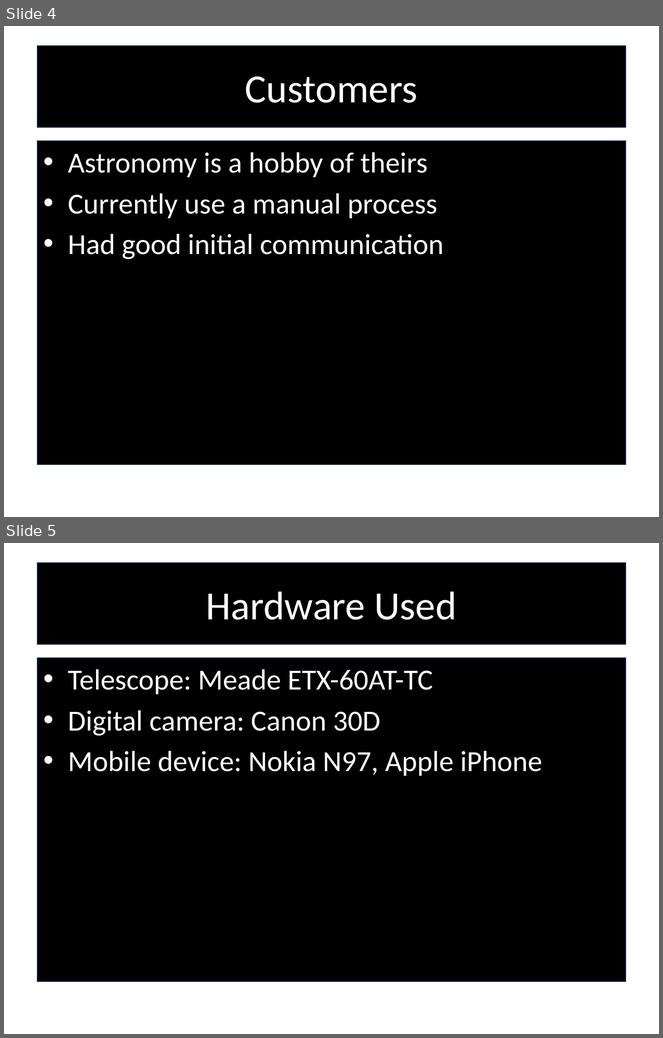
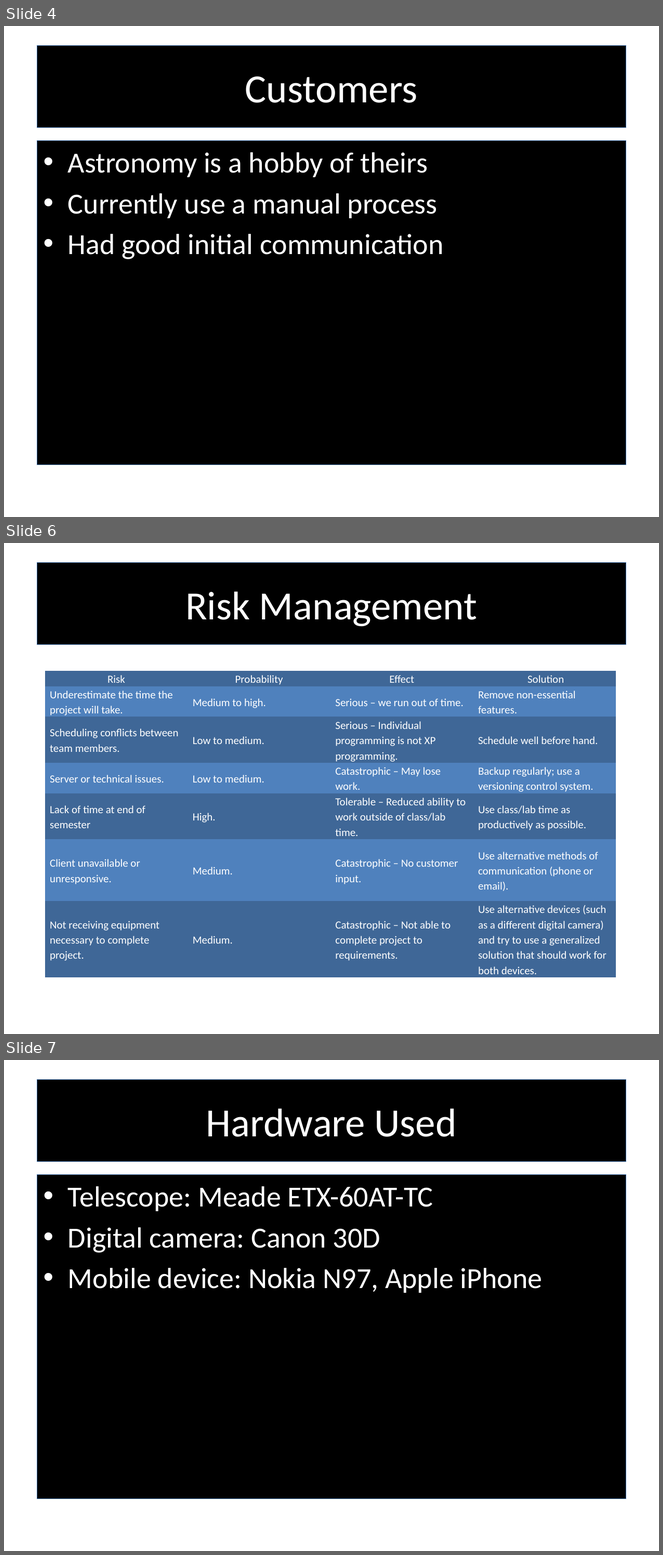
Before and after one commit to RedTeamCOSC470/Documentation, a slide deck: Stargazer_Presentation_Semester2.pptx. Shown one above the other, each under a label of ours: slides 4 and 5 before the commit, slides 4, 6 and 7 after it; the slides between them are not shown. The pictures are 663x1038 and 663x1555 pixels, drawn with LibreOffice and Linux fonts; fonts in the diff are those of the drawing; background and template pictures are left out. Boxes give left, top, right and bottom in pixels: in the first picture for what was removed or moved away, otherwise in the second. Text is boxed around its words. In the diff, an @@ line names an element or a change of style, - is before the commit and + after.

```diff
--- a/Stargazer_Presentation_Semester2.pptx
+++ b/Stargazer_Presentation_Semester2.pptx
@@ slide 6 added at (x1=4, y1=543, x2=659, y2=1034), background picture (left out) @@
@@ title added at (x1=37, y1=563, x2=626, y2=644), fill #000000, outline #4F81BD 0.75 pt, 44 pt, text #FFFFFF @@
+Risk Management
@@ table added at (x1=45, y1=671, x2=616, y2=977), 7 rows, 4 columns @@
+Risk | Probability | Effect | Solution
+Underestimate the time the project will take. | Medium to high. | Serious – we run out of time. | Remove non-essential features.
+Scheduling conflicts between team members. | Low to medium. | Serious – Individual programming is not XP programming. | Schedule well before hand.
+Server or technical issues. | Low to medium. | Catastrophic – May lose work. | Backup regularly; use a versioning control system.
+Lack of time at end of semester | High. | Tolerable – Reduced ability to work outside of class/lab time. | Use class/lab time as productively as possible.
+Client unavailable or unresponsive. | Medium. | Catastrophic – No customer input. | Use alternative methods of communication (phone or email).
+Not receiving equipment necessary to complete project. | Medium. | Catastrophic – Not able to complete project to requirements. | Use alternative devices (such as a different digital camera) and try to use a generalized solution that should work for both devices.
@@ what was slide 5 is now slide 7 @@
```
Also in this commit, not shown: 6 slides changed, 3 other slides added, 1 other file.
